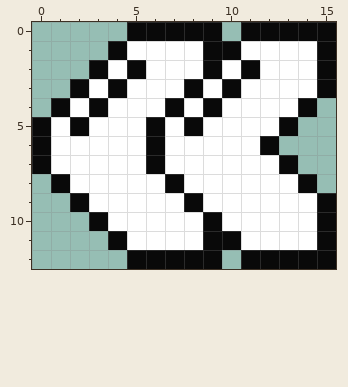
Pixel-art sprite: graphics/m_back_d.png. Above, as it was before the edit.
The file is 16x13 pixels. Colours within 5 levels of each other are drawn and written as one.
New version:
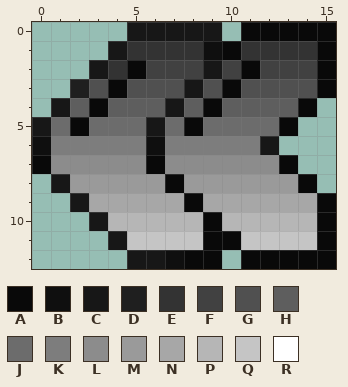
Palette (. is transparent): A #090909  B #0f0f0f  C #171717  D #1f1f1f  E #333333  F #414141  G #505050  H #5e5e5e  J #6c6c6c  K #7d7d7d  L #8c8c8c  M #9a9a9a  N #a7a7a7  P #b6b6b6  Q #c5c5c5  R #ffffff
Commit: New back button graphic updated
What changed:
Changed rows in their new state; - is an unchanged pixel.
first column x 0:
 0 -----CCCCC-----
 1 ----CEEEEB-EEEE
 2 ---CE-FFFCF-FFF
 3 --DG-GGGCG-GGGG
 4 -CH-HHHCH-HHHH-
 5 CJ-JJJCJ-JJJJ--
 6 BKKKKKBKKKKKC--
 7 -LLLLL-LLLLLL--
 8 -CMMMMM-MMMMMM-
 9 --CNNNNN-NNNNNN
10 ---CPPPPP-PPPPP
11 ----CQQQQ--QQQQ
12 -----CCB-------
Changed places in both pictures, as pixel boxes (x1, y1, x2, y2):
changed: (32, 22, 317, 269)
